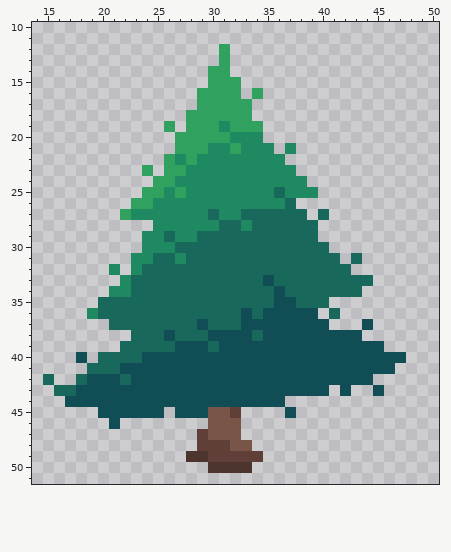
Edited in one commit: pixel-art sprite (sprites/decor/static/pine_tree.png). The picture above is the old version.
The file is 64x64 pixels. Shown: x 14..50, y 10..51.
After:
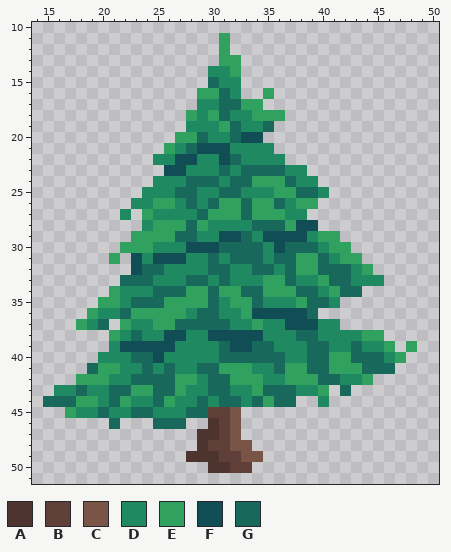
Palette (. is transparent): A #4e342e  B #613f39  C #795548  D #1f8962  E #30a15f  F #104d54  G #18685b
The edit:
Changed rows in their new state; - is an unchanged pixel.
first column x 15:
11 ----------------E-----------------
13 -----------------E----------------
14 ---------------DDE----------------
15 ---------------GDD----------------
16 ----------------GD-.E-------------
17 --------------DDGG-E--------------
18 --------------D-GDDEEE------------
19 -----------.-DDDEGDDG-------------
20 --------------GDDGFF--------------
21 -----------EDGFFFD----.-----------
22 ----------DDFF--FG----------------
23 ---------.-FF---G-GGGG-D----------
24 ----------DD-GGG-GGEEEG-D---------
25 ---------DD-GG--GG---EEGGD--------
26 --------DDEE-G-GEEGEEGDEE---------
27 -------D.E----GEEE-EEEDD-.--------
28 ---------DEEEGE-DD----EFF---------
29 --------EEEEGGDDFF-DFFFFDEE-------
30 -------EEE--DFFF----DF---DEE------
31 ------E-F-FFFDD-D---D--EE-DEE-----
32 ------.-F--DDDD--DD--D-EE---DE----
33 -------G--DDD--D-DDDEE-DDE--DDD---
34 ------E-DD---EE-EE--EEE--DE-------
35 -----EED---EEEE-DEE-DDDE--D-------
36 ----EDD-EEEEED--DDEF----G-.-------
37 ---EDG.EDDEE--G--DDEDD---DD--.----
38 ------ED-DD-FDD----FDDDGGDDDDEE---
39 ------DFFFFFDDDDG--GGDDDGGDDGDDE-E
40 ---.-DDD-G-DDDDDGGGGGGDDGGEEGGGDE-
41 -----EEDDGDGDDGGEEEDDGEEGGEEEGGG--
42 .--EEEDDGGGGEEDGGEEEDDEEEGGDDE----
43 -DDGDDGGEEGGEDDGGDDEGGGDDE-G--.---
44 GGGEEDGEDDGEDDGDGGDGEGG--D--------
45 --EDDGDDGGDDDGGBBC----.-----------
46 ------G---GGG--AB-----------------
47 --------------AAB-----------------
48 --------------A-------------------
49 ---------------A--CC--------------
50 -----------------BB---------------
